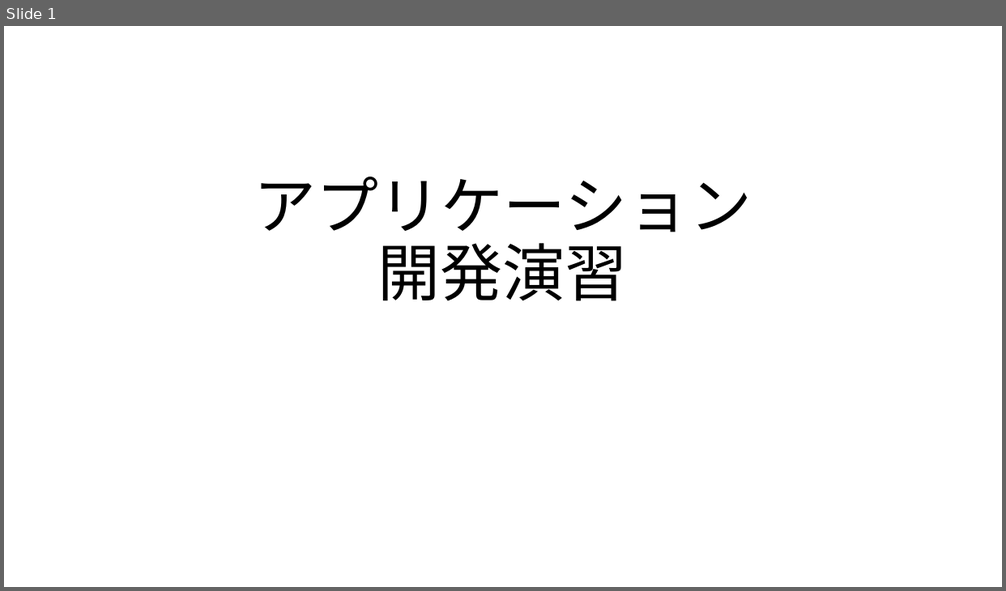
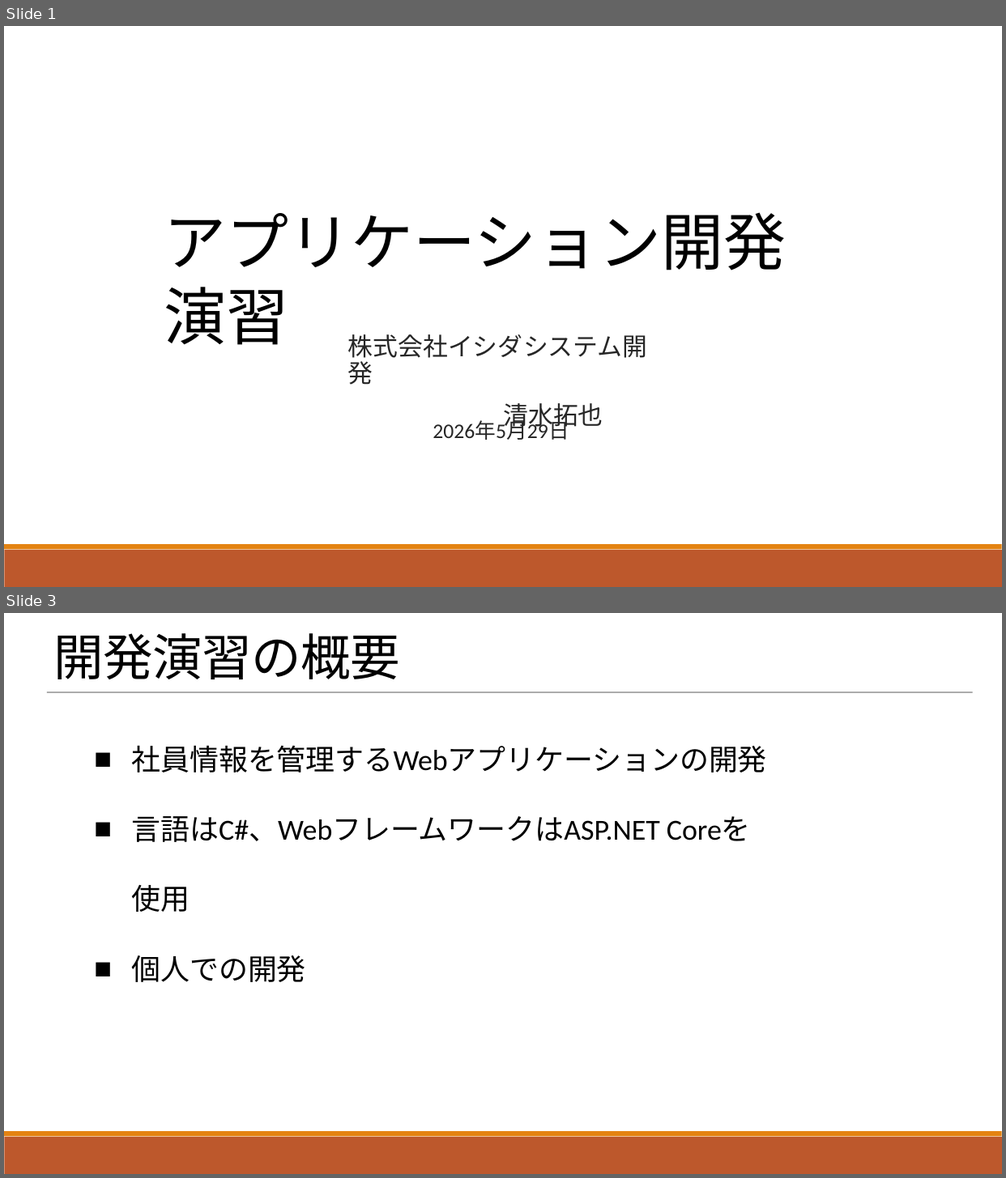
Before and after one commit to STHub65536/csharp_training_202605, a slide deck: docs/04_presentation/アプリケーション開発演習プレゼンテーション.pptx. Shown one above the other, each under a label of ours: slide 1 before the commit, slides 1 and 3 after it; the slides between them are not shown. The pictures are 1006x591 and 1006x1178 pixels, drawn with LibreOffice and Linux fonts; fonts in the diff are those of the drawing. Boxes give left, top, right and bottom in pixels: in the first picture for what was removed or moved away, otherwise in the second. Text is boxed around its words. In the diff, an @@ line names an element or a change of style, - is before the commit and + after.

```diff
--- a/docs/04_presentation/アプリケーション開発演習プレゼンテーション.pptx
+++ b/docs/04_presentation/アプリケーション開発演習プレゼンテーション.pptx
@@ slide 3 added at [4,613,1002,1174], background #FFFFFF; not listed: 2 template elements that a slide beside it also shows @@
@@ text added at [54,633,400,679], 48 pt, text #000000 @@
+開発演習の概要
@@ line added from (47, 692) to (973, 692), #000000 1 pt @@
@@ text added at [132,745,767,982], 28 pt, text #000000 @@
+■ 社員情報を管理するWebアプリケーションの開発
+■ 言語はC#、WebフレームワークはASP.NET Coreを使用
+■ 個人での開発
@@ slide 1 changed as well @@
@@ text "アプリケーション開発演習" at [164,212,786,345]: vertical alignment bottom to top @@
@@ text at [164,212,786,345]: text changed; font Noto Sans CJK JP to Calibri @@
-アプリケーション
-開発演習
+アプリケーション開発演習
@@ text added at [348,335,647,431], 24 pt, text #262626 @@
+  株式会社イシダシステム開発
+  清水拓也
@@ text added at [432,421,569,440], 20 pt, text #262626 @@
+2026年5月29日
@@ rectangle added at [4,550,1002,587], fill #BD582C @@
@@ rectangle added at [4,544,1002,550], fill #E48312 @@
```
Also in this commit, not shown: 23 other slides added.
